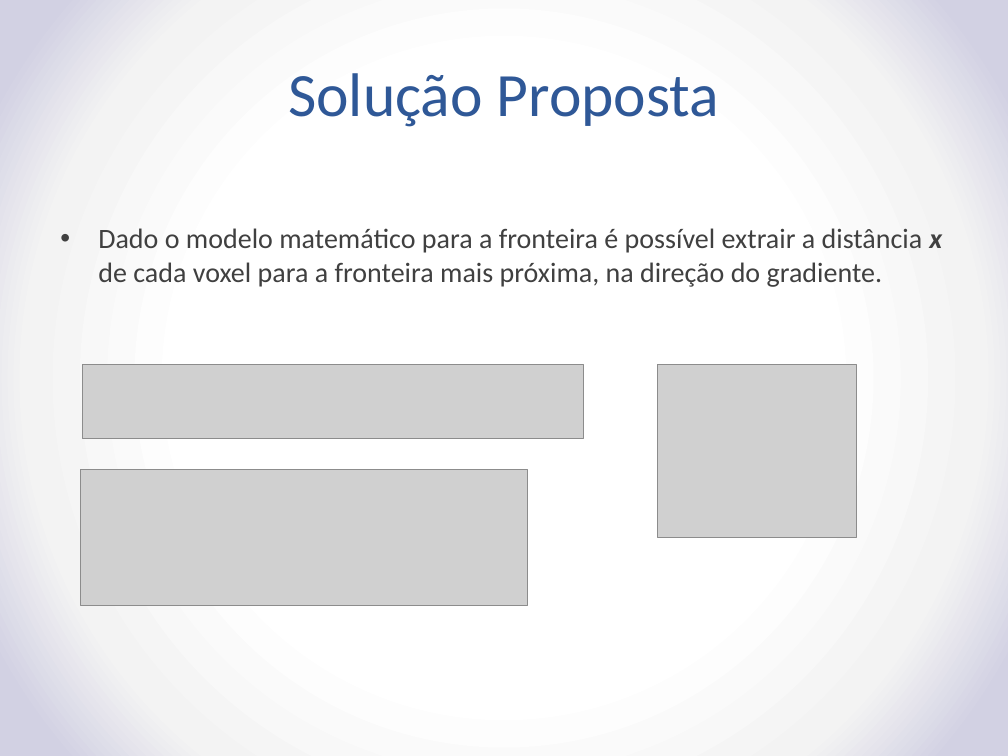
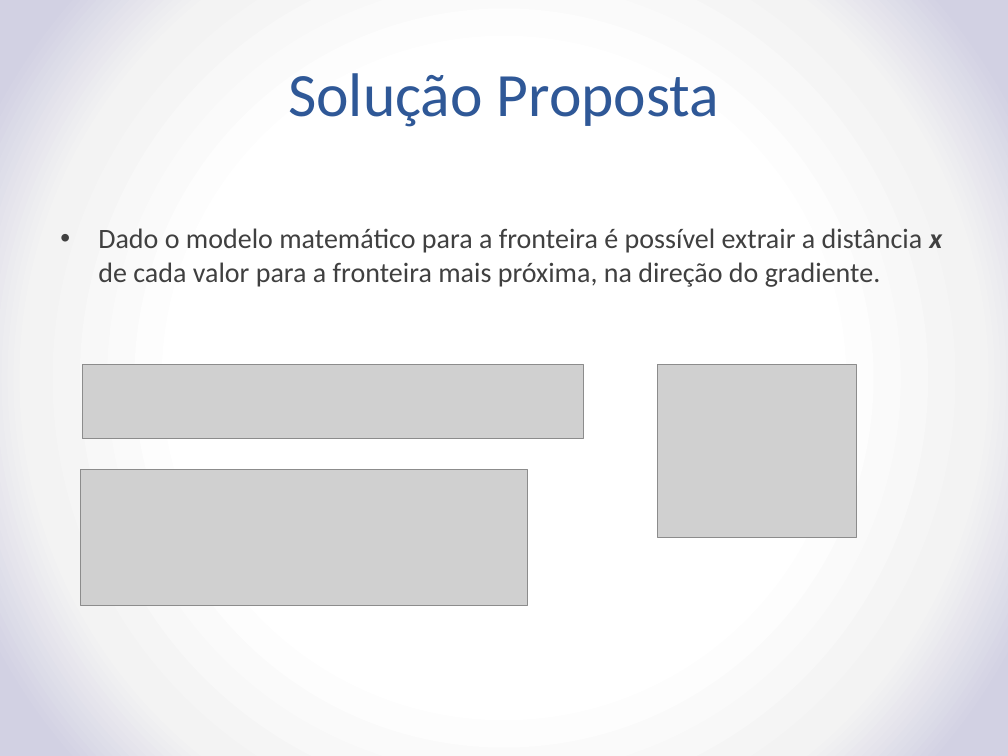
Before and after one commit to rustanitu/TFG, a slide deck: slide 7 of TransferFunctionResearch.pptx (slide 5 before the commit). Drawn at 1008x756 pixels with LibreOffice and Linux fonts; fonts in the diff are those of the drawing; grey boxes stand for pictures. Boxes give left, top, right and bottom in pixels: in the first picture for what was removed or moved away, otherwise in the second. Text is boxed around its words. In the diff, an @@ line names an element or a change of style, - is before the commit and + after.

```diff
--- a/TransferFunctionResearch.pptx
+++ b/TransferFunctionResearch.pptx
@@ text at bbox=[98, 228, 942, 287]: text changed @@
-• Dado o modelo matemático para a fronteira é possível extrair a distância x de cada voxel para a fronteira mais próxima, na direção do gradiente.
+• Dado o modelo matemático para a fronteira é possível extrair a distância x de cada valor para a fronteira mais próxima, na direção do gradiente.
```
Also in this commit, not shown: 5 other slides changed, 7 slides added, 3 other files.
